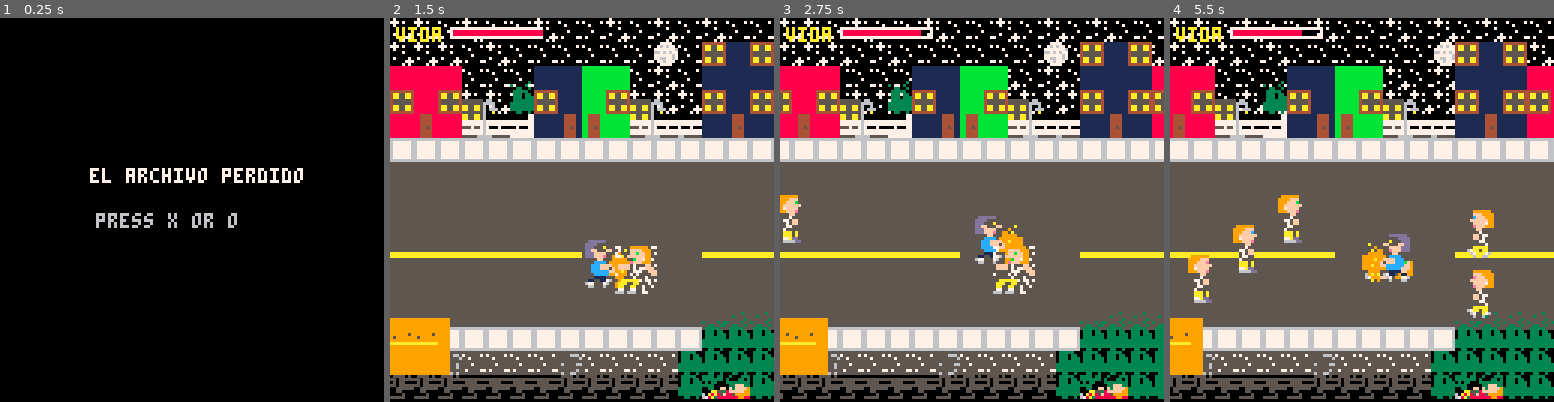
Above: before the commit, frames 1-4 (left to right).
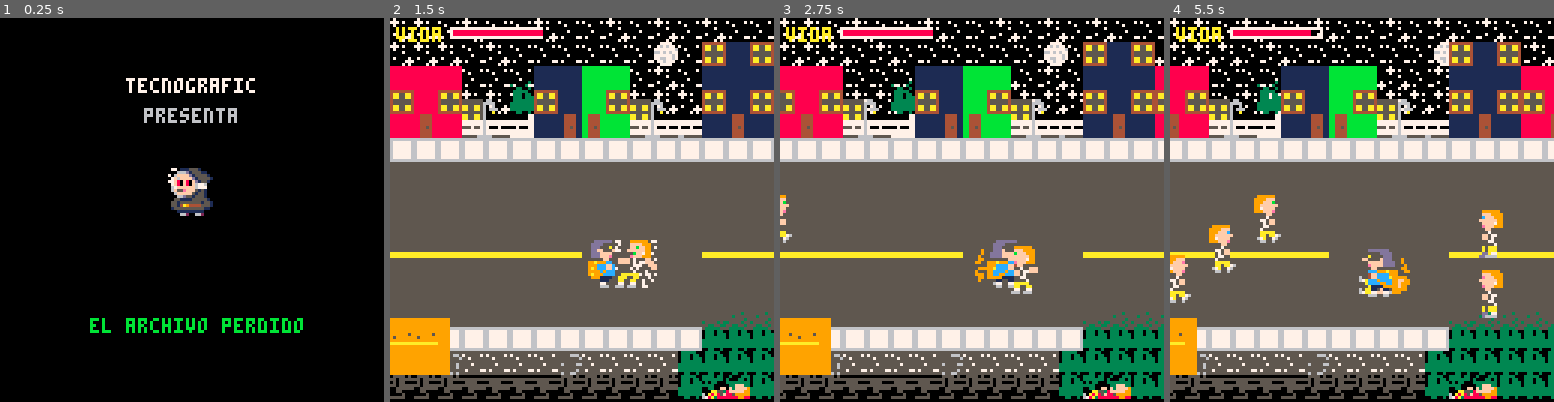
Above: after the commit, the same moments.

Repository: pablonauta/laboratorio2
Game: PICO-8 cartridge test.p8
Two runs of this game, one before a commit and one after it. Both use one fixed random seed, a clock stepped at 60 frames per second and the inputs below.
Inputs:
- Up to frame 1 (0.25 s): no input
- Up to frame 2 (1.5 s): tap X (X key) at 0.33, 1.07 s; tap O (Z key) at 0.7 s
- Up to frame 3 (2.75 s): hold Right 1.6-2.1 s; tap O (Z key) at 1.7, 2.1, 2.5 s; tap X (X key) at 1.85 s; hold Up 2.15-2.42 s; hold Right from 2.47 s (still down)
- Up to frame 4 (5.5 s): tap O (Z key) every 0.4 s from 2.9 to 5.3 s; tap X (X key) at 2.97, 4.08, 5.2 s; release Right at 3.03 s; hold Left 3.08-3.58 s; hold Down 3.63-3.97 s; hold Right 4.02-4.68 s; hold Up 4.73-5.03 s; hold Left from 5.08 s (still down)

The runs differ from the first frame. In frame 1, 4.5% of the frame differs, in the area x 23-79%, y 15-83%; in frame 2, 1.6%; in frame 3, 12%; in frame 4, 21%, in the area x 0-100%, y 3-100%.

Commit message:
game over nuevo y separador de niveles

Diff:
--- a/test.p8
+++ b/test.p8
@@ -3,7 +3,8 @@
 __lua__
 -- main
 
-modo="intro"
+modo="splash"
+t_splash=0
 
 dificultad="normal"
 max_malandros=2
@@ -67,18 +68,35 @@
 function _init()
 
  cam_x=0
- modo="intro"
+ modo="splash"
+ t_splash=0
+ t_intro=0
  ents={}
 
 end
 
 function _update()
+
+	if modo=="muriendo" then
+	 update_muriendo()
+	 return
+	end
+
+ if modo=="splash" then
+	 update_splash()
+	 return
+	end
 
  if modo=="intro" then
   update_intro()
   return
  end
 
+ if modo=="transicion_z2" then
+	 update_transicion_z2()
+	 return
+	end
+
  if modo=="juego" then
   update_juego()
   return
@@ -97,6 +115,8 @@
 end
 
 function update_intro()
+
+ t_intro+=1
 
  if btnp(4) or btnp(5) then
   iniciar_juego()
@@ -152,8 +172,9 @@
  and enemigos_vivos()==0
  and jug.x>350 then
 
-  cargar_zona(2)
-  return
+  modo="transicion_z2"
+		t_transicion=0
+		return
 
  end
 
@@ -172,8 +193,8 @@
 function update_victoria()
 
  if btnp(4) or btnp(5) then
-  iniciar_juego()
-  modo="juego"
+  modo="intro"
+  t_intro=0
  end
 
 end
@@ -181,21 +202,47 @@
 function draw_victoria()
 
  cls()
- print("archivo recuperado",24,50,11)
- print("victoria",46,65,7)
- print("press x or o",34,82,6)
+
+ print("archivo recuperado",22,18,11)
+
+ print("el jefe cayo.",34,44,7)
+
+ print("entre los papeles",20,64,6)
+ print("aparecio el pendrive.",12,74,6)
+
+ print("la defensa",38,94,7)
+ print("todavia se puede salvar.",10,104,7)
+
+ if (time()*4)%2<1 then
+  print("x / o volver",34,122,10)
+ end
 
 end
 
 function _draw()
 
  cls()
+
+ if modo=="muriendo" then
+	 draw_muriendo()
+	 return
+	end
+
+ if modo=="splash" then
+	 draw_splash()
+	 return
+	end
 
  if modo=="intro" then
   draw_intro()
   return
  end
 
+ if modo=="transicion_z2" then
+	 draw_transicion_z2()
+	 return
+	end
+
  if modo=="juego" then
   draw_juego()
   return
@@ -216,11 +263,28 @@
 
 function draw_intro()
 
- print("el archivo perdido",30,50,7)
- print("press x or o",32,65,6)
-
-end
-
+ cls()
+
+ print("faltan 24 horas",18,18,7)
+ print("para la defensa.",20,28,7)
+
+ if t_intro>60 then
+  print("alguien se afano",18,52,8)
+  print("el pendrive!",38,62,8)
+ end
+
+ if t_intro>120 then
+  print("es hora de",30,86,7)
+  print("salir a buscarlo.",16,96,7)
+ end
+
+ if t_intro>180 then
+  if (t_intro\20)%2==0 then
+   print("z / o comenzar",30,116,10)
+  end
+ end
+
+end
 function draw_juego()
 
  dibujar_cielo()
@@ -245,15 +309,9 @@
 
 function iniciar_juego()
 
- if dificultad=="facil" then
-  max_malandros=2
- elseif dificultad=="normal" then
-  max_malandros=6
- else
-  max_malandros=10
- end
 
  jefe_muerto=false
+ jug=nil
  cargar_zona(1)
 
 end
@@ -328,22 +386,121 @@
 
  if btnp(4) or btnp(5) then
 
-  cargar_zona(zona)
-  jug.vida=100
+  modo="intro"
+  t_intro=0
+
+ end
+
+
+end
+
+function draw_game_over()
+
+ cls()
+
+ print("game over",46,18,8)
+
+ print("se fumaron",42,48,7)
+ print("el pendrive.",38,58,7)
+
+ print("sin archivo,",38,80,6)
+ print("no hay defensa.",34,90,6)
+
+ if (time()*4)%2<1 then
+  print("z / o reiniciar",28,116,10)
+ end
+
+end
+
+function update_splash()
+
+ t_splash+=1
+
+ if btnp(4) or btnp(5) or t_splash>180 then
+  modo="intro"
+  t_intro=0
+ end
+
+end
+
+function draw_splash()
+
+ cls()
+
+ local x=64
+ local y=70+sin(t_splash/40)*4
+
+ print("tecnografic",42,20,7)
+ print("presenta",48,30,6)
+
+ spr(45,x-8,y-16,2,2,false)
+
+ print("el archivo perdido",30,100,11)
+
+end
+
+function update_transicion_z2()
+
+ t_transicion+=1
+
+ if btnp(4) or btnp(5) then
+  cargar_zona(2)
   modo="juego"
-
- end
-
-end
-
-function draw_game_over()
+ end
+
+end
+
+function draw_transicion_z2()
+
+ cls()
+
+ print("bien...",48,12,7)
+ print("limpiaste la zona.",24,24,7)
+
+ if t_transicion>60 then
+  print("pero el pendrive",18,44,8)
+  print("sigue en manos ajenas.",10,54,8)
+ end
+
+ if t_transicion>120 then
+  print("uno de los",30,76,7)
+  print("malandros hablo...",20,86,7)
+ end
+
+ if t_transicion>170 then
+  print('"anda cerca',24,102,11)
+  print('de la utec..."',22,112,11)
+ end
+
+ if t_transicion>240 then
+  if (t_transicion\20)%2==0 then
+   print("z / o continuar",28,122,10)
+  end
+ end
+
+end
+
+function update_muriendo()
+
+ t_muriendo-=1
+
+ if t_muriendo<=0 then
+  modo="game_over"
+ end
+
+end
+
+function draw_muriendo()
 
  draw_juego()
 
  camera()
 
- print("game over",45,55,8)
- print("press x or o",34,70,6)
+ rectfill(20,42,108,72,8)
+ rect(20,42,108,72,2)
+
+ print("game over",46,50,7)
+ print("pendrive perdido",32,62,7)
 
 end
 -->8
